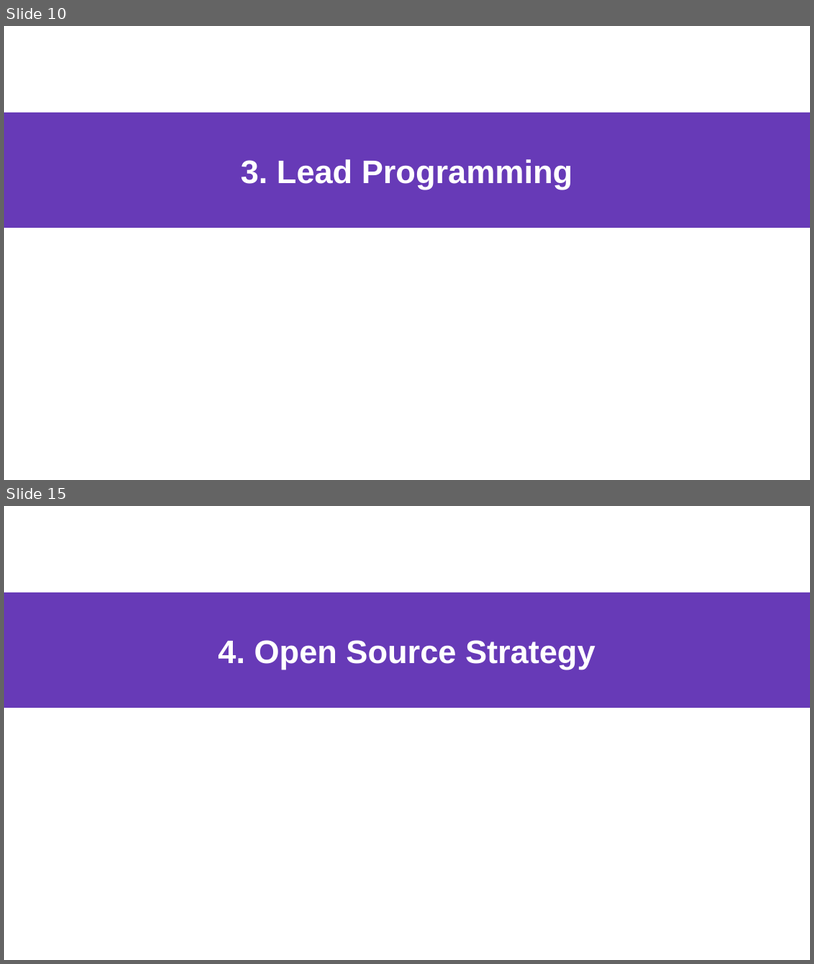
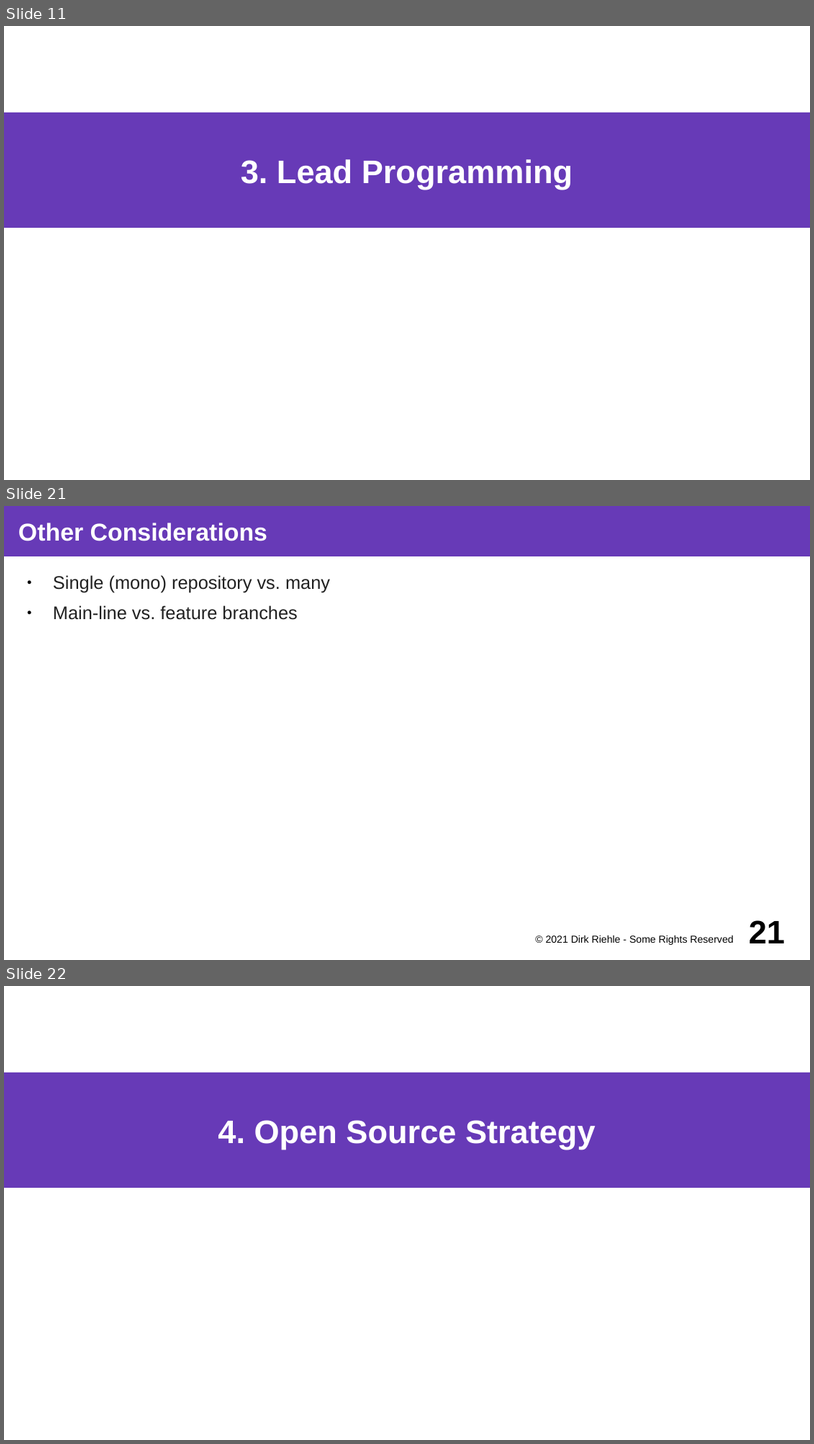
Before and after one commit to dirkriehle/coss-course, a slide deck: Lecture slides/COSS D02 - Research and Startup.odp. Shown one above the other, each under a label of ours: slides 10 and 15 before the commit, slides 11, 21 and 22 after it; the slides between them are not shown. The pictures are 814x964 and 814x1444 pixels, drawn with LibreOffice and Linux fonts; fonts in the diff are those of the drawing. Boxes give left, top, right and bottom in pixels: in the first picture for what was removed or moved away, otherwise in the second. Text is boxed around its words. In the diff, an @@ line names an element or a change of style, - is before the commit and + after.

```diff
--- a/Lecture slides/COSS D02 - Research and Startup.odp
+++ b/Lecture slides/COSS D02 - Research and Startup.odp
@@ slide 21 added at bbox=[4, 506, 810, 960], background #FFFFFF @@
@@ title added at bbox=[4, 506, 810, 556], fill #673AB7, 24 pt, text #FFFFFF, bold @@
+Other Considerations
@@ text added at bbox=[53, 575, 330, 620], 18 pt, text #212121 @@
+● Single (mono) repository vs. many
+● Main-line vs. feature branches
@@ text added at bbox=[546, 934, 733, 944], 10 pt, text #000000 @@
+© 2021 Dirk Riehle - Some Rights Reserved
@@ page number added at bbox=[749, 920, 785, 943], 32 pt, text #000000, bold @@
+21
@@ what was slide 10 is now slide 11 @@
@@ what was slide 15 is now slide 22 @@
```
Also in this commit, not shown: 9 slides changed, 6 other slides added, 2 other files.
